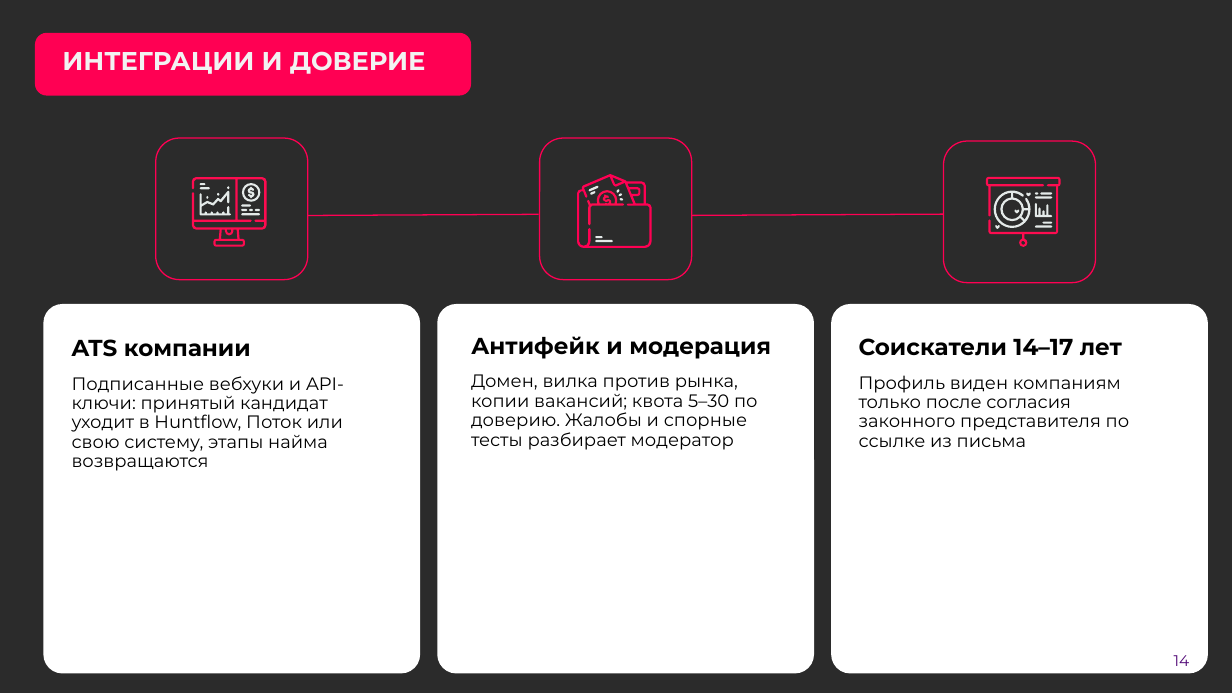
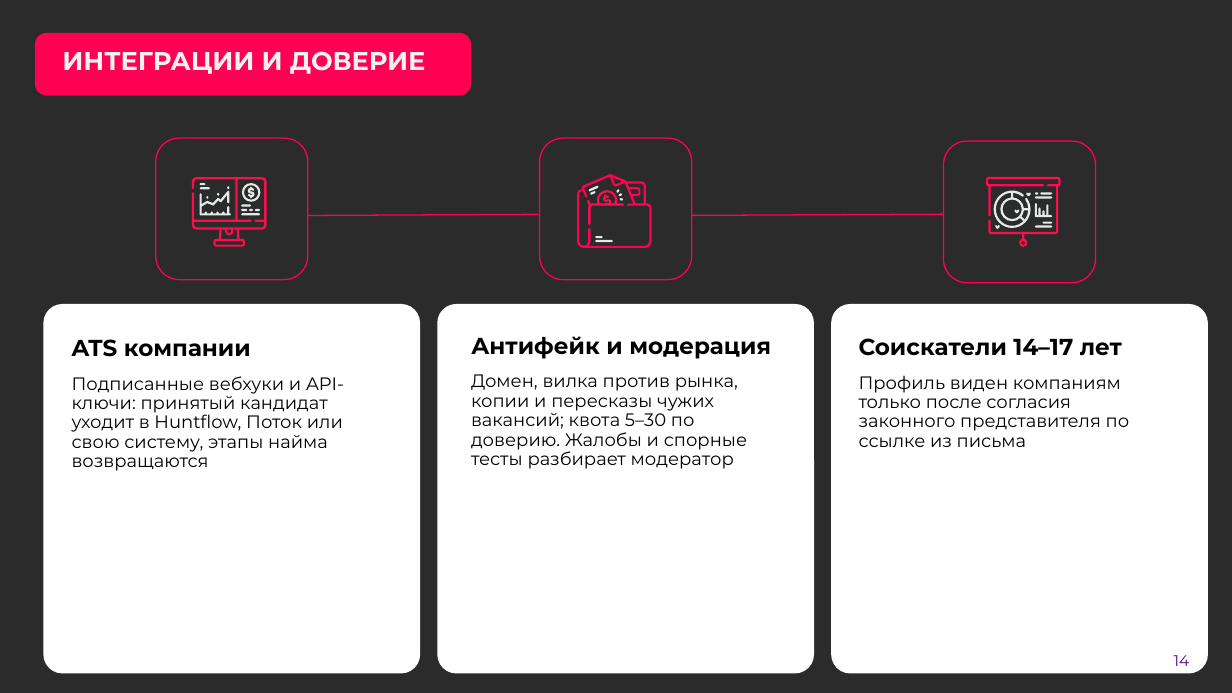
Before and after one commit to K1NGSM4N3/fsp-hack, a slide deck: slide 14 of docs/presentation.pptx. Drawn at 1232x693 pixels with LibreOffice and Linux fonts; fonts in the diff are those of the drawing; background and template pictures are left out; a plain dark background stands for a picture behind light text. Boxes give left, top, right and bottom in pixels: in the first picture for what was removed or moved away, otherwise in the second. Text is boxed around its words. In the diff, an @@ line names an element or a change of style, - is before the commit and + after.

```diff
--- a/docs/presentation.pptx
+++ b/docs/presentation.pptx
@@ text at (471, 374, 747, 469): text changed @@
-Домен, вилка против рынка, копии вакансий; квота 5–30 по доверию. Жалобы и спорные тесты разбирает модератор
+Домен, вилка против рынка, копии и пересказы чужих вакансий; квота 5–30 по доверию. Жалобы и спорные тесты разбирает модератор
```
Also in this commit, not shown: 2 other slides changed, 1 other file.
